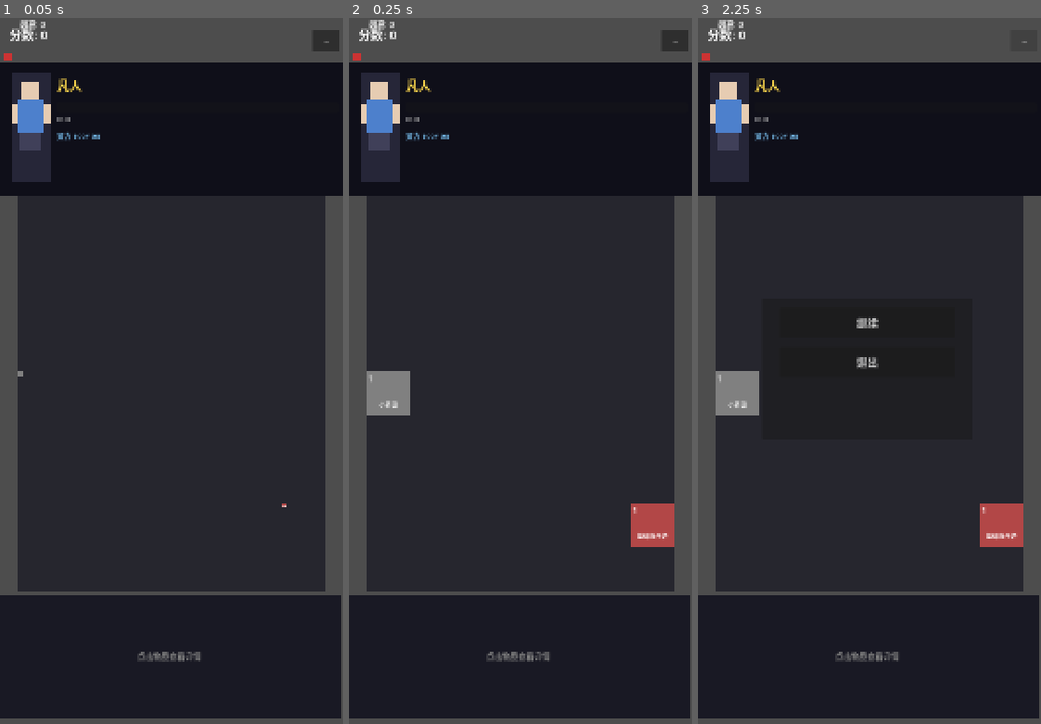
Above: before the commit, frames 1-3 (left to right).
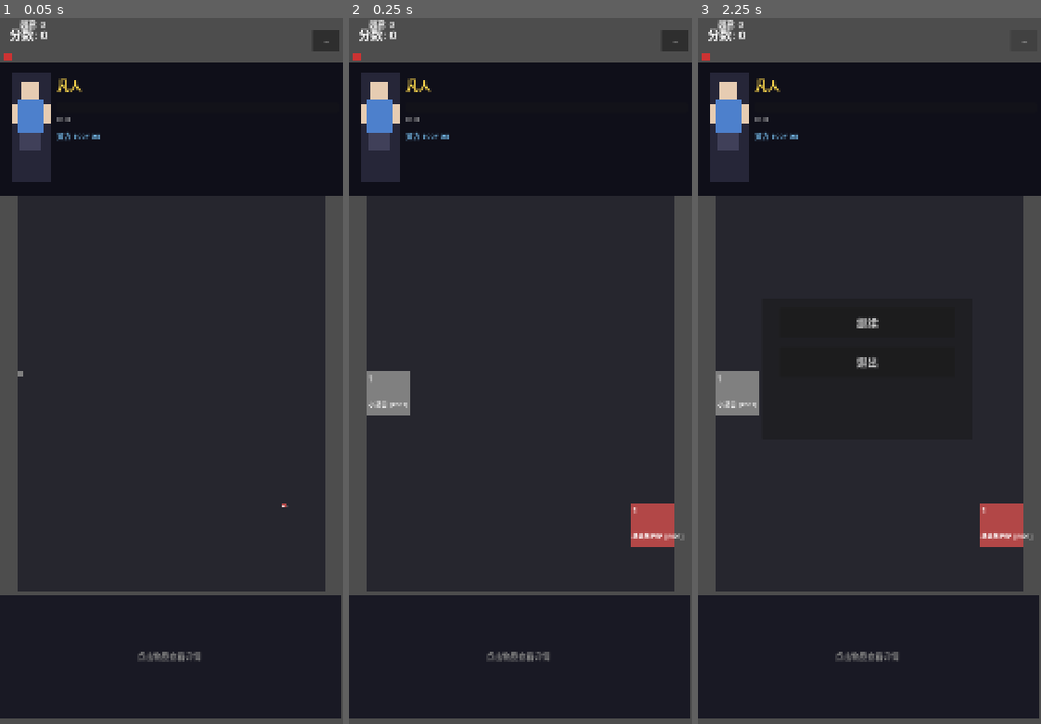
Above: after the commit, the same moments.

Repository: stitchohana/MergeGame
Game: Godot game, scene res://scenes/screens/GameScreen.tscn
Same seed, same stepped clock (60 frames per second), same inputs: the game is played once before the commit and once after it. This scene is started directly instead of the project's main scene.
Inputs:
- Up to frame 1 (0.05 s): no input
- Up to frame 2 (0.25 s): no input
- Up to frame 3 (2.25 s): click "..." at 0.5 s; click "继续" at 1.25 s; click "..." at 2 s

The runs differ from the first frame. In frame 1, less than 0.1% of the frame differs, in the area x 82-85%, y 69-70%; in frame 2, 0.2%, in the area x 5-98%, y 54-75%; in frame 3, 0.2%.

Commit message:
Add request queue to CloudService, fix spawn item ID drift
- Replace HTTP cancel mechanism with request queue (up to 10 queued)
- Fix _on_spawn_confirmed to use server target_col/target_row
- Remove stale _pending_spawn_* variable dependency in confirmation
- Show item ID in GridItem name label (凡草 [#21])
- Add restore_craft_timers for CRAFTING state persistence on re-login
- Add craft signal connections (add/start/retrieve) to GridView
- Add countdown timer to ItemDetailPanel for in-progress crafts

Co-Authored-By: Claude Opus 4.7 <noreply@anthropic.com>

Diff:
--- a/autoload/CloudService.gd
+++ b/autoload/CloudService.gd
@@ -41,6 +41,8 @@
 var _max_retries: int = 2
 var _busy: bool = false
 var _callbacks: Dictionary = {}
+var _request_queue: Array[Dictionary] = []
+const QUEUE_MAX := 10
 var _current_tag: String = ""
 
 func _ready() -> void:
@@ -256,8 +258,14 @@
 
 var _request_counter: int = 0
 
-func _is_priority(tag: String) -> bool:
-	return tag != "cultivate_tick"
+func _flush_queue() -> void:
+	if _busy or _request_queue.is_empty():
+		return
+	var req: Dictionary = _request_queue.pop_front()
+	if req.get("authed", false):
+		_send_authed_request(req.tag, req.path, req.method, req.body)
+	else:
+		_send_request(req.tag, req.path, req.method, req.body)
 
 func _reject(tag: String, reason: String) -> void:
 	match tag:
@@ -267,6 +275,12 @@
 		"cultivate_tick": cultivate_tick_rejected.emit(reason)
 		"consume_pill": pill_consume_rejected.emit(reason)
 		"breakthrough": breakthrough_rejected.emit(reason)
+		"craft_add": craft_add_rejected.emit(reason)
+		"craft_start": craft_start_rejected.emit(reason)
+		"craft_remove": craft_remove_rejected.emit(reason)
+		"craft_retrieve": craft_retrieve_rejected.emit(reason)
+		"fetch_state": state_load_failed.emit(reason)
+		"leaderboard": pass
 
 func _send_request(tag: String, path: String, method: int, body: String = "") -> int:
 	var req_id := _request_counter
@@ -274,15 +288,10 @@
 	_callbacks[req_id] = {"tag": tag, "retries": 0}
 
 	if _busy:
-		if _is_priority(tag):
-			# Priority request cancels any in-flight request
-			_http.cancel_request()
-			_callbacks.clear()
-			_busy = false
-		else:
-			# Low-priority: silent skip (ticks retry on next timer)
-			_callbacks.erase(req_id)
-			return -1
+		if _request_queue.size() < QUEUE_MAX:
+			_request_queue.push_back({"tag": tag, "path": path, "method": method, "body": body, "authed": false})
+		_callbacks.erase(req_id)
+		return -1
 
 	var full_url := base_url + path
 	var headers: PackedStringArray = ["Content-Type: application/json", "Accept: application/json"]
@@ -311,15 +320,10 @@
 	_callbacks[req_id] = {"tag": tag, "retries": 0}
 
 	if _busy:
-		if _is_priority(tag):
-			# Priority request cancels any in-flight request
-			_http.cancel_request()
-			_callbacks.clear()
-			_busy = false
-		else:
-			# Low-priority: silent skip (ticks retry on next timer)
-			_callbacks.erase(req_id)
-			return -1
+		if _request_queue.size() < QUEUE_MAX:
+			_request_queue.push_back({"tag": tag, "path": path, "method": method, "body": body, "authed": true})
+		_callbacks.erase(req_id)
+		return -1
 
 	var full_url := base_url + path
 	var headers: PackedStringArray = [
@@ -352,13 +356,8 @@
 	_callbacks[req_id] = {"tag": tag, "retries": 0}
 
 	if _busy:
-		if _is_priority(tag):
-			_http.cancel_request()
-			_callbacks.clear()
-			_busy = false
-		else:
-			_callbacks.erase(req_id)
-			return -1
+		_callbacks.erase(req_id)
+		return -1
 
 	var full_url := cultivation_url + path
 	var headers: PackedStringArray = [
@@ -388,6 +387,7 @@
 func _on_request_completed(result: int, response_code: int, headers: PackedStringArray, body: PackedByteArray) -> void:
 	_busy = false
 	_current_tag = ""
+	_flush_queue()
 	var req_id := -1
 	var callback: Dictionary = {}
 	for id in _callbacks:
@@ -429,8 +429,6 @@
 				craft_add_rejected.emit(error_msg)
 			"craft_start":
 				craft_start_rejected.emit(error_msg)
-			"craft_remove":
-				craft_remove_rejected.emit(error_msg)
 			"craft_remove":
 				craft_remove_rejected.emit(error_msg)
 			"craft_retrieve":
@@ -496,6 +494,8 @@
 			craft_add_rejected.emit("network_error")
 		"craft_start":
 			craft_start_rejected.emit("network_error")
+		"craft_remove":
+			craft_remove_rejected.emit("network_error")
 		"craft_retrieve":
 			craft_retrieve_rejected.emit("network_error")
 		"fetch_state":
@@ -521,6 +521,8 @@
 			craft_add_rejected.emit("invalid_response")
 		"craft_start":
 			craft_start_rejected.emit("invalid_response")
+		"craft_remove":
+			craft_remove_rejected.emit("invalid_response")
 		"craft_retrieve":
 			craft_retrieve_rejected.emit("invalid_response")
 		"fetch_state":
--- a/scenes/grid/GridView.gd
+++ b/scenes/grid/GridView.gd
@@ -242,25 +242,13 @@
 		GameState.set_phase(GameState.GamePhase.IDLE)
 
 func _on_spawn_confirmed(result: Dictionary) -> void:
-	var target_pos := _pending_spawn_target
-	var my_rolled_id := _pending_spawn_id
+	# Use server position to locate the item (request queue may cause _pending values to be stale)
+	var target_pos: Vector2i = Vector2i(result.get("target_col", -1), result.get("target_row", -1))
 	_pending_spawn_pos = Vector2i(-1, -1)
 	_pending_spawn_id = -1
 	_pending_spawn_target = Vector2i(-1, -1)
 
 	GameState.version = result.get("new_version", GameState.version)
-	var server_id: int = result.get("spawned_id", 0)
-
-	# If server spawned different item, replace locally
-	if server_id != 0 and server_id != my_rolled_id:
-		var server_data := ConfigDatabase.get_item_data(server_id)
-		if not server_data.is_empty():
-			# Remove old item, add new one
-			var old_item = GridManager.get_item(target_pos)
-			if old_item != null:
-				GridManager.remove_item(target_pos)
-			GridManager.add_item(server_data.duplicate(true), target_pos)
-			print("[GridView] Spawn corrected: #", _pending_spawn_id, " -> #", server_id)
 
 	if GameState.phase == GameState.GamePhase.SPAWNING:
 		GameState.set_phase(GameState.GamePhase.IDLE)
@@ -612,7 +600,9 @@
 	var result_id: int = result.get("result_id", 0)
 	if result_id <= 0: return
 	var result_data := ConfigDatabase.get_item_data(result_id)
-	if result_data.is_empty(): return
+	if result_data.is_empty():
+		EventBus.show_toast.emit("制作完成，但找不到物品配置 #%d" % result_id)
+		return
 	if not _craft_table_item.is_empty():
 		CraftingService.retrieve(_craft_table_item)
 		_craft_table_item = {}
@@ -624,6 +614,8 @@
 	_is_launcher_spawning = true
 	GridManager.add_item(new_item, spawn_pos)
 	_is_launcher_spawning = false
+	item_clicked.emit({}, Vector2i(-1, -1))
+	EventBus.show_toast.emit("制作完成：%s" % result_data.get("name", "未知"))
 	print("[GridView] Craft retrieve OK: v", GameState.version, " result=#", result_id)
 
 func _on_craft_retrieve_rejected(reason: String) -> void:
--- a/scenes/items/GridItem.gd
+++ b/scenes/items/GridItem.gd
@@ -69,8 +69,9 @@
 
 	# Item name
 	var item_name: String = item_data.get("name", "")
+	var item_id: int = item_data.get("id", 0)
 	if name_label:
-		name_label.text = item_name
+		name_label.text = item_name + (" [#%d]" % item_id if item_id > 0 else "")
 		name_label.visible = true
 
 	# Level label
Not shown, changed: server/src/engine/game_engine.ts
Not shown, changed: server/src/routes/cultivation.ts
Not shown, changed: server/src/routes/game.ts
